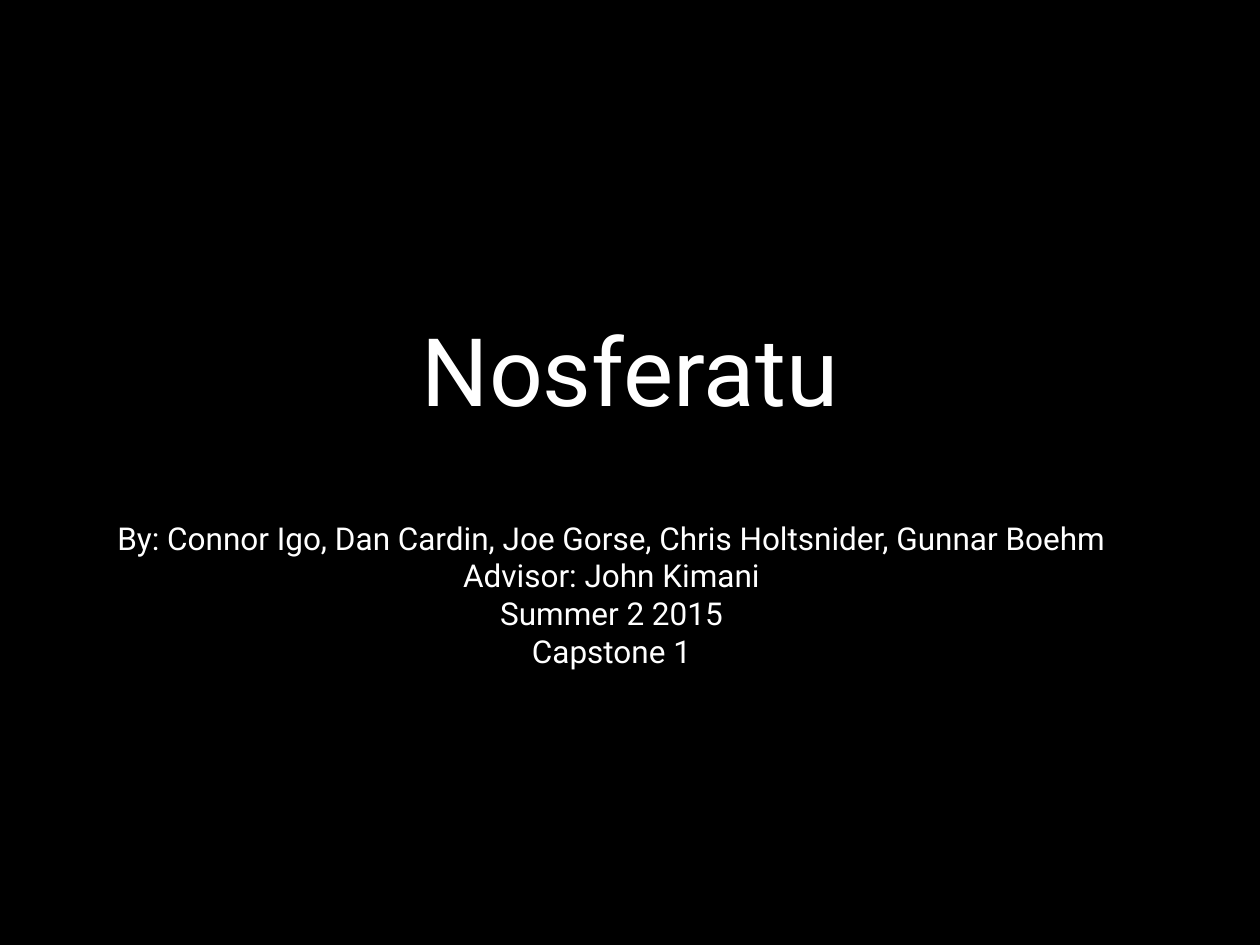
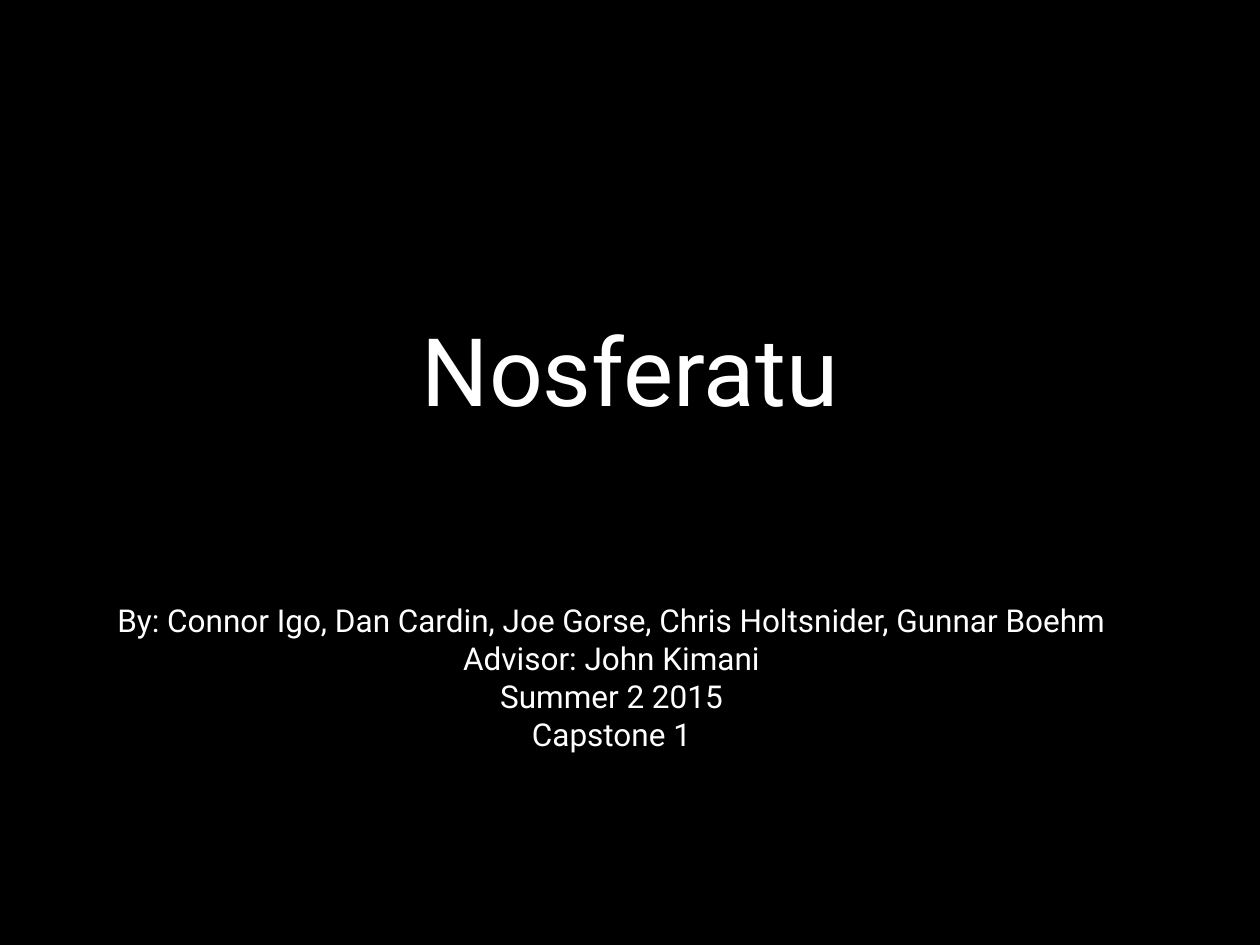
Before and after one commit to cojoigo/Capstone, a slide deck: slide 1 of Presentation.pptx. Drawn at 1260x945 pixels with LibreOffice and Linux fonts; fonts in the diff are those of the drawing; background and template pictures are left out. Boxes give left, top, right and bottom in pixels: in the first picture for what was removed or moved away, otherwise in the second. Text is boxed around its words. In the diff, an @@ line names an element or a change of style, - is before the commit and + after.

```diff
--- a/Presentation.pptx
+++ b/Presentation.pptx
@@ text "By: Connor Igo, Dan Cardin, ...": place and size @@
-text "By: Connor Igo, Dan Cardin, ..." at [117,526,1105,670]
+text "By: Connor Igo, Dan Cardin, ..." at [117,608,1105,753]
```
Also in this commit, not shown: 2 other slides changed, 1 slide added, 1 slide removed, 1 other file.
